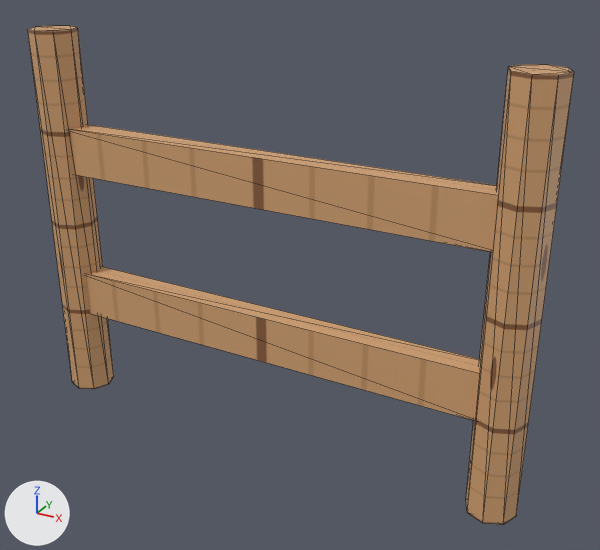
What one commit did to the glTF model godot_demo/assets/Fence.glb.
Both versions are drawn from a 50 mm camera at (-20.986, 0.364, 1.268) aimed at (-21.866, 1.964, 0.468). Lighting does not change. The marker at lower left points along +X, +Y and +Z. The first picture is the older version. Mesh edges are drawn as thin lines.

The first picture shows 'Fence'.
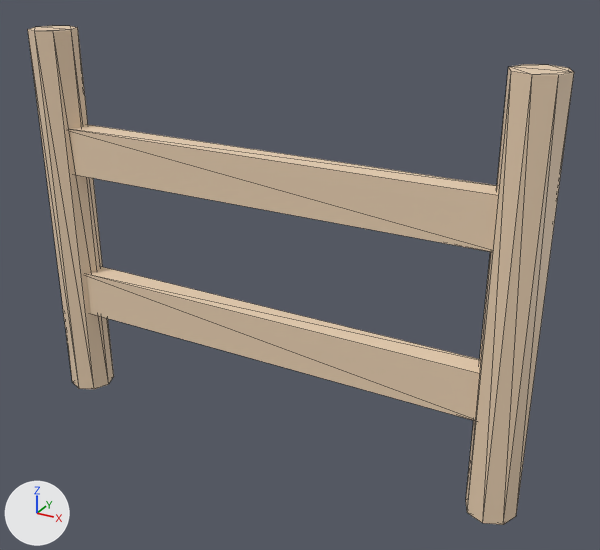
The newer file is also turned or shifted as a whole; pictures and numbers use the older file's frame.

Pixel boxes (x1, y1, x2, y2) of what changed, in the pictures (600 x 550 px):
'Fence', recoloured (brown to beige)
    both: (28, 25, 574, 525)

Edits to the bpy script that builds the scene:
```text
Add mat_m_woodoak:
    mat_m_woodoak = principled_material('M_WoodOak')
    mat_m_woodoak.base_color = (0.831, 0.639, 0.451)  # beige #ebd1b3
Change me_cylinder_037:
    where me_cylinder_037.from_pydata(...)  # 48 vertices, 80 faces; spans x -0.06..1.26, y -0.06..0.06, z -0.5..0.5
    remove me_cylinder_037.materials.append(mat_m_texwood)  # picture img_village_wood_tex
    add me_cylinder_037.materials.append(mat_m_woodoak)  # beige #ebd1b3
```
